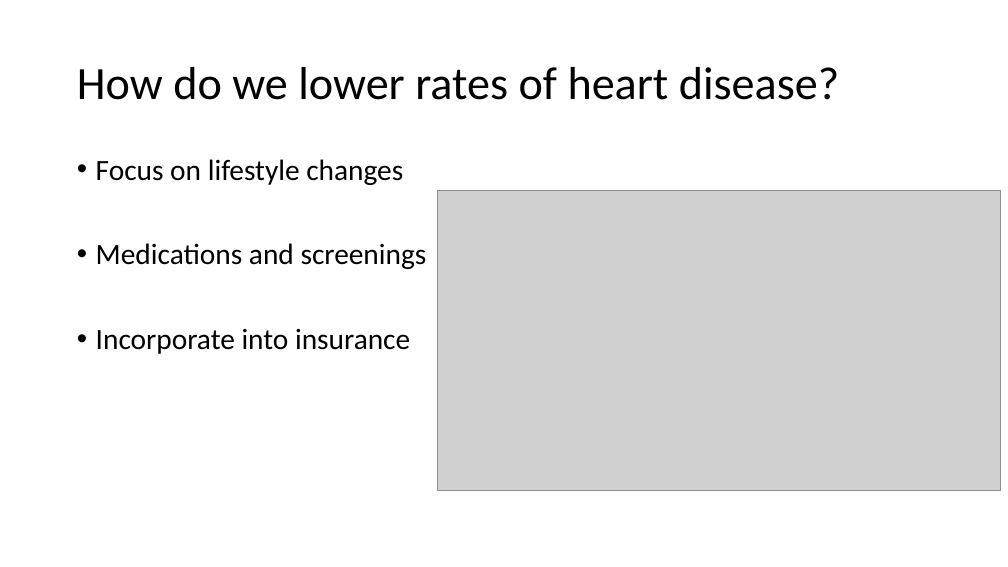
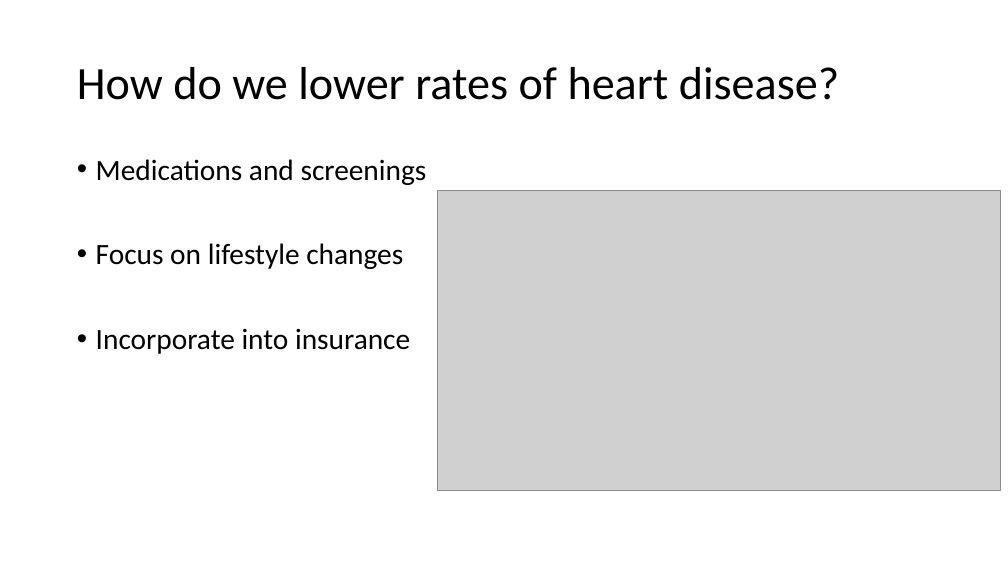
Before and after one commit to rhkhoo/CDC_Health_Clusters, a slide deck: slide 17 of Lifestyle Choice Are Better Indicator of Chronic Disease.pptx. Drawn at 1008x567 pixels with LibreOffice and Linux fonts; fonts in the diff are those of the drawing; grey boxes stand for pictures. Boxes give left, top, right and bottom in pixels: in the first picture for what was removed or moved away, otherwise in the second. Text is boxed around its words. In the diff, an @@ line names an element or a change of style, - is before the commit and + after.

```diff
--- a/Lifestyle Choice Are Better Indicator of Chronic Disease.pptx
+++ b/Lifestyle Choice Are Better Indicator of Chronic Disease.pptx
@@ text at (96, 159, 427, 185): paragraph added @@
+• Medications and screenings
@@ text at (96, 243, 427, 269): paragraph removed @@
-• Medications and screenings
```
Also in this commit, not shown: 2 other files.
